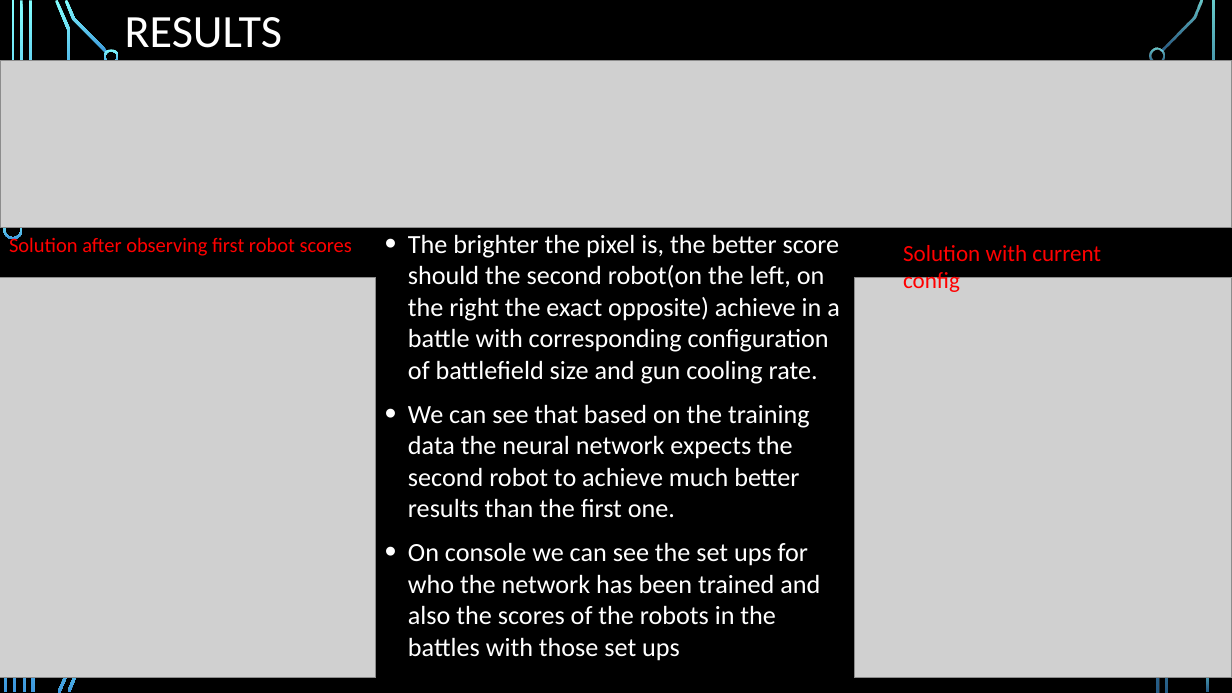
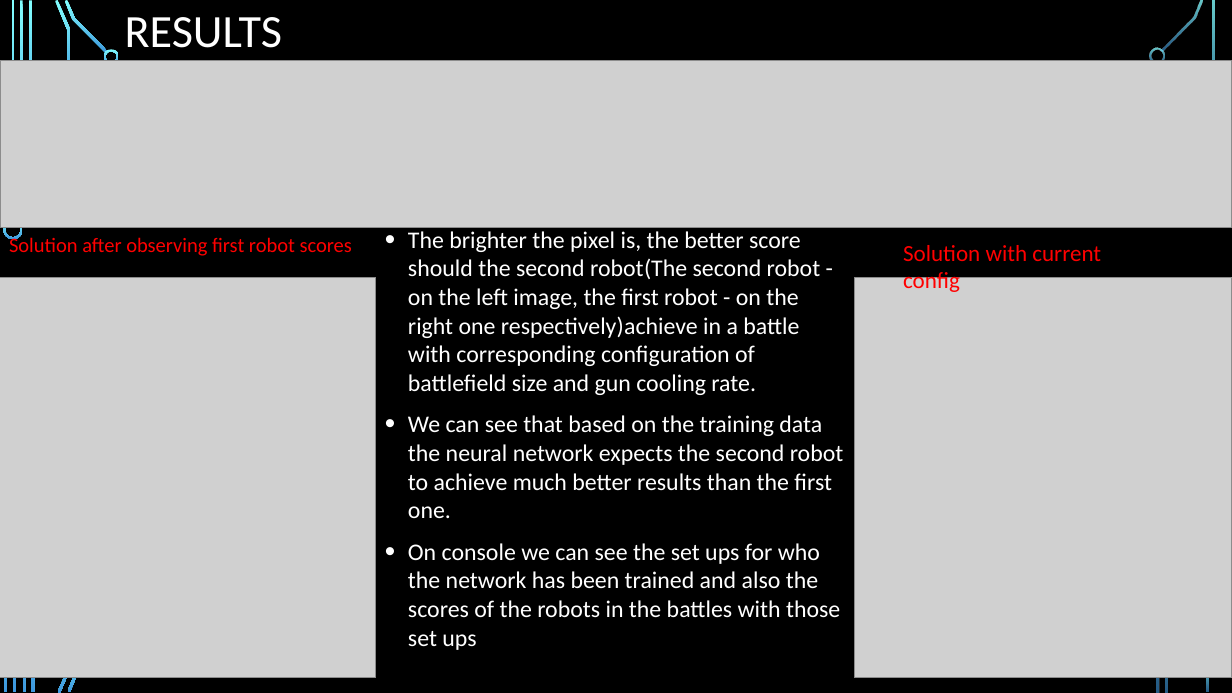
Before and after one commit to kacper97/NeuralNetworks, a slide deck: slide 7 of Presentation 3.pptx. Drawn at 1232x693 pixels with LibreOffice and Linux fonts; fonts in the diff are those of the drawing; grey boxes stand for pictures; background and template pictures are left out. Boxes give left, top, right and bottom in pixels: in the first picture for what was removed or moved away, otherwise in the second. Text is boxed around its words. In the diff, an @@ line names an element or a change of style, - is before the commit and + after.

```diff
--- a/Presentation 3.pptx
+++ b/Presentation 3.pptx
@@ text at bbox=[408, 231, 821, 395]: text changed; size 20.4 to 18.6 pt @@
-• The brighter the pixel is, the better score should the second robot(on the left, on the right the exact opposite) achieve in a battle with corresponding configuration of battlefield size and gun cooling rate.
+• The brighter the pixel is, the better score should the second robot(The second robot - on the left image, the first robot - on the right one respectively)achieve in a battle with corresponding configuration of battlefield size and gun cooling rate.
@@ text at bbox=[408, 415, 844, 650]: size 20.4 to 18.6 pt in "We can see that based on the ...", "On console we can see the set ..." @@
```
